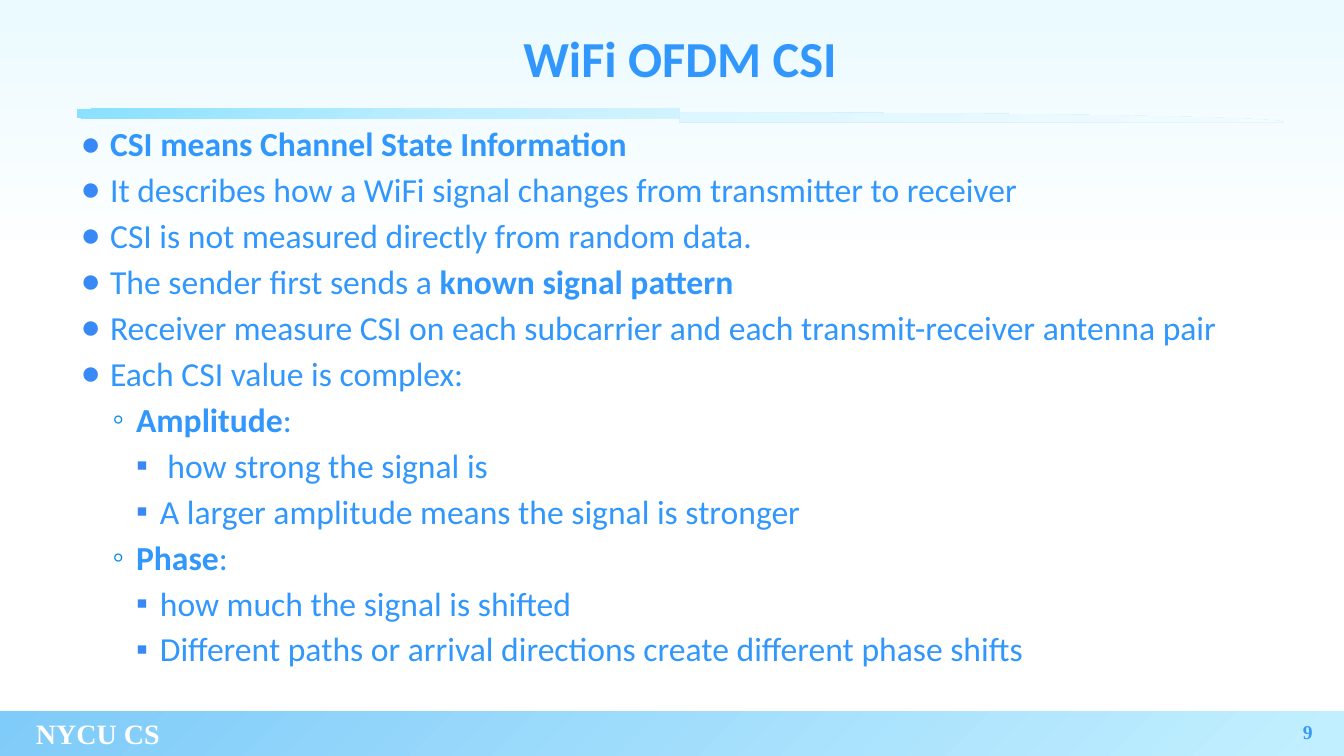
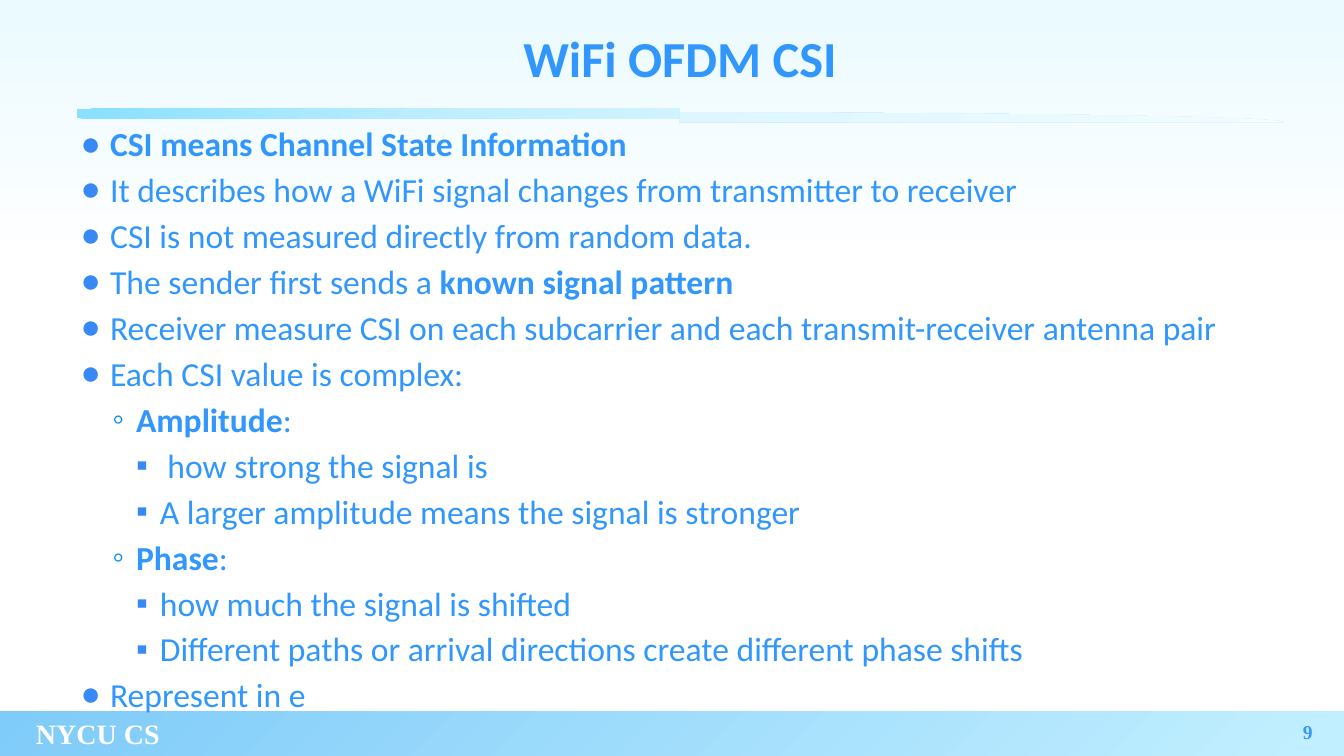
Before and after one commit to xoxonut/thesis, a slide deck: slide 9 of thesis_filled.pptx. Drawn at 1344x756 pixels with LibreOffice and Linux fonts; fonts in the diff are those of the drawing; background and template pictures are left out. Boxes give left, top, right and bottom in pixels: in the first picture for what was removed or moved away, otherwise in the second. Text is boxed around its words. In the diff, an @@ line names an element or a change of style, - is before the commit and + after.

```diff
--- a/thesis_filled.pptx
+++ b/thesis_filled.pptx
@@ text at (110, 684, 306, 716): paragraph added @@
+● Represent in e
```
Also in this commit, not shown: 1 other slide changed, 2 slides added.
